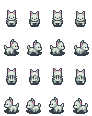
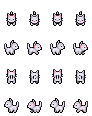
Before/after of a w=92, h=116 layered artwork. What changed in the layer stack:
painted on "Down" over [6, 10, 86, 27]
painted on "Right" over [4, 39, 89, 56]
moved "Up" above "Left", painted on it over [6, 68, 86, 85]
painted on "Left" over [4, 97, 88, 114]
